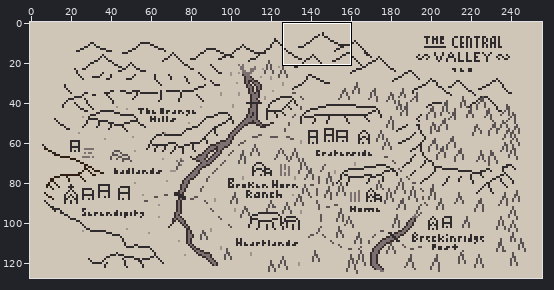
File history of a pixel-art file, Assets/Art/map.aseprite. The picture above shows the old version from afar; the outline marks the close-up.
Close-up. As it was:
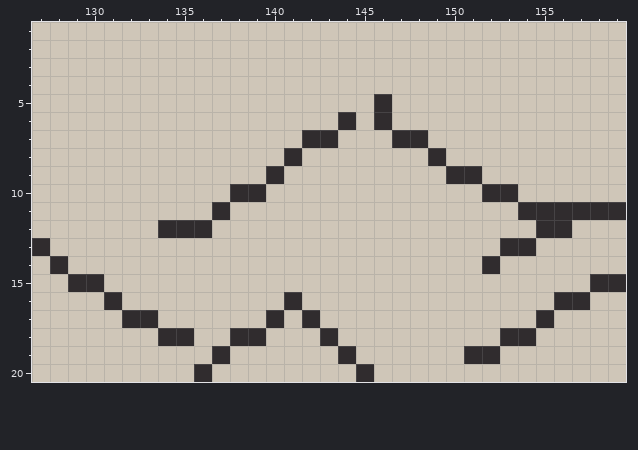
256x128 pixels, 1 frame. Colours within 5 levels of each other are drawn and written as one. Shown: x 127..159, y 1..20. The commit also changed other parts of the picture, which this record leaves out.
After the commit:
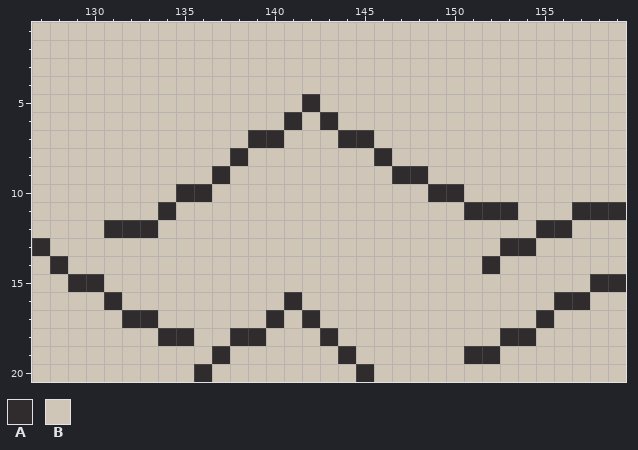
Palette (. is transparent): A #302c2e  B #cfc6b8
Edits made:
Layer "Layer 1":
The edit turns colour B into colour A in row 5 at x 142; in row 6 at x 141 and 143; in row 7 at x 139 to 140 and 144 to 145; in row 8 at x 138 and 146; in row 9 at x 137 and 147 to 148; in row 10 at x 135 to 136 and 149 to 150.
The edit turns colour B into colour A in row 11 at x 134 and 151 to 153; in row 12 at x 131 to 133.
The edit turns colour A into colour B in row 5 at x 146; in row 6 at x 144 and 146; in row 7 at x 142 to 143 and 147 to 148; in row 8 at x 141 and 149; in row 9 at x 140 and 150 to 151; in row 10 at x 138 to 139 and 152 to 153.
The edit turns colour A into colour B in row 11 at x 137 and 154 to 156; in row 12 at x 134 to 136.
